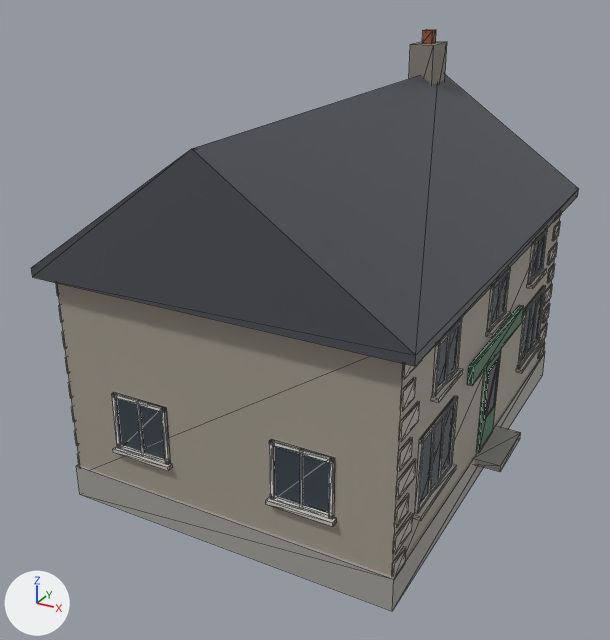
A saved change to the glTF model Data/RideUK/Props/SM_Prop_cafe_building_6.glb.
The view is the same before and after, from a 50 mm lens placed at (7.72, -15.75, 9.97), pointed at (-0.43, -0.93, 2.56). Arrows for +X, +Y and +Z are at lower left; the lights stay in place. The picture after the commit comes second. Mesh edges are drawn as thin lines. Vertices at exactly the same position are counted once.

In view in the first picture: 'SM_Prop_cafe_building_6'.
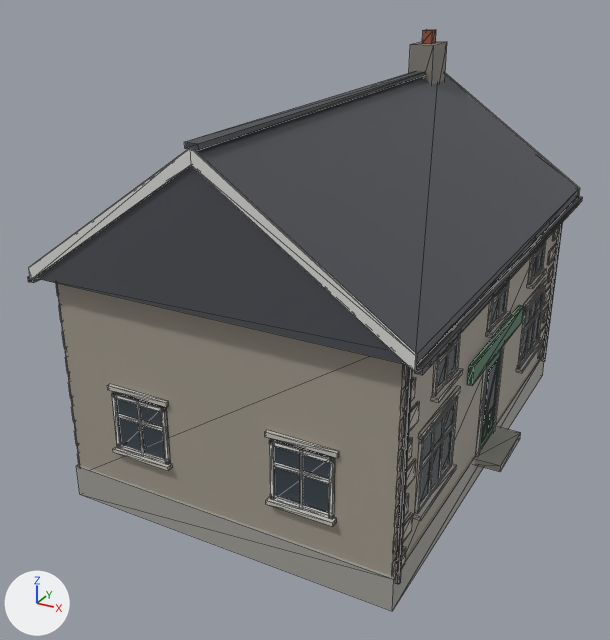
Boxes (x1, y1, x2, y2) around the edits, measured in the pictures (610 x 640 px):
'SM_Prop_cafe_building_6', reshaped: before (31, 29, 579, 611); after (28, 29, 583, 611)
part 1 of me_sm_prop_cafe_building_6, added: after (184, 71, 426, 150)
part 2 of me_sm_prop_cafe_building_6, added: after (415, 197, 583, 375)
part 3 of me_sm_prop_cafe_building_6, added: after (396, 365, 413, 584)
part 4 of me_sm_prop_cafe_building_6, added: after (543, 222, 563, 361)
part 5 of me_sm_prop_cafe_building_6, added: after (422, 423, 454, 468)
part 6 of me_sm_prop_cafe_building_6, added: after (418, 386, 461, 439)
part 7 of me_sm_prop_cafe_building_6, added: after (524, 307, 542, 333)
part 8 of me_sm_prop_cafe_building_6, added: after (524, 278, 548, 309)
part 9 of me_sm_prop_cafe_building_6, added: after (439, 338, 460, 364)
part 10 of me_sm_prop_cafe_building_6, added: after (493, 284, 509, 304)
part 11 of me_sm_prop_cafe_building_6, added: after (476, 366, 488, 455)
part 12 of me_sm_prop_cafe_building_6, added: after (493, 346, 504, 432)
part 13 of me_sm_prop_cafe_building_6, added: after (481, 415, 489, 443)
part 14 of me_sm_prop_cafe_building_6, added: after (28, 147, 417, 483)
part 15 of me_sm_prop_cafe_building_6, added (mostly hidden): after (445, 73, 580, 197)
part 16 of me_sm_prop_cafe_building_6, added: after (488, 390, 498, 433)

Edits to the bpy script that builds the scene:
```text
Change me_sm_prop_cafe_building_6:
    used by ob_sm_prop_cafe_building_6; location = (0.0, 0.0, 0.0)
    remove me_sm_prop_cafe_building_6.from_pydata(...)  # 826 vertices, 1290 faces; spans x -3.8..4.1, y -5.3..5.3, z -0.5..8.18
    add me_sm_prop_cafe_building_6.from_pydata(...)  # 1202 vertices, 1858 faces; spans x -3.92..4.1, y -5.35..5.35, z -0.5..8.18
    me_sm_prop_cafe_building_6 part 1: a new loose piece, a box spanning x -0.13..0.13, y -5.3..5.3, z 7.17..7.27, in mat_defaultmaterial
    me_sm_prop_cafe_building_6 part 2: a new loose piece, a box spanning x 3.8..3.92, y -5.3..5.3, z 4.28..4.38, in mat_defaultmaterial
    me_sm_prop_cafe_building_6 part 3: a new loose piece, a box spanning x 3.525..3.595, y -4.915..-4.845, z 0.0..4.294, in mat_defaultmaterial
    me_sm_prop_cafe_building_6 part 4: a new loose piece, a box spanning x 3.525..3.595, y 4.845..4.915, z 0.0..4.294, in mat_defaultmaterial
    me_sm_prop_cafe_building_6 part 5: a new loose piece, a box spanning x 3.505..3.555, y -4.0..-2.4, z 1.8..1.86, in mat_defaultmaterial
    me_sm_prop_cafe_building_6 part 6: a new loose piece, a box spanning x 3.5..3.57, y -4.15..-2.25, z 2.47..2.57, in mat_defaultmaterial
    me_sm_prop_cafe_building_6 part 7: a new loose piece, a box spanning x 3.505..3.555, y 2.4..4.0, z 1.8..1.86, in mat_defaultmaterial
    me_sm_prop_cafe_building_6 part 8: a new loose piece, a box spanning x 3.5..3.57, y 2.25..4.15, z 2.47..2.57, in mat_defaultmaterial
    me_sm_prop_cafe_building_6 part 9: a new loose piece, a box spanning x 3.505..3.555, y -3.5..-2.5, z 3.59..3.65, in mat_defaultmaterial
    me_sm_prop_cafe_building_6 part 10: a new loose piece, a box spanning x 3.505..3.555, y -0.5..0.5, z 3.59..3.65, in mat_defaultmaterial
    me_sm_prop_cafe_building_6 part 11: a new loose piece, a box spanning x 3.51..3.57, y -0.6..-0.5, z 0.1..2.3, in mat_defaultmaterial
    me_sm_prop_cafe_building_6 part 12: a new loose piece, a box spanning x 3.51..3.57, y 0.5..0.6, z 0.1..2.3, in mat_defaultmaterial
    me_sm_prop_cafe_building_6 part 13: a new loose piece, a box spanning x 3.54..3.56, y -0.39..-0.05, z 0.35..0.9, in mat_defaultmaterial
    me_sm_prop_cafe_building_6 part 14: 60 vertices added at x -3.82..3.82, y -5.35..-4.91, z 1.71..7.2
    me_sm_prop_cafe_building_6 part 15: 60 vertices added at x -3.82..3.82, y 4.91..5.35, z 1.71..7.2
    me_sm_prop_cafe_building_6 part 16: 16 vertices added at x 3.54..3.6, y 0.05..0.41, z 0.35..1.23
    other edits to the shape of me_sm_prop_cafe_building_6 do not show in these pictures
```
